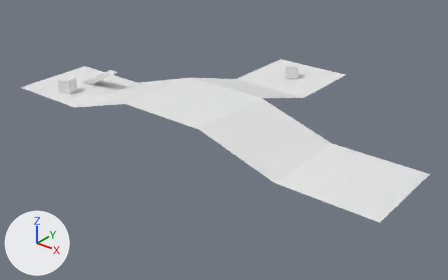
Two versions of the glTF model assets/Model.glb, one commit apart.
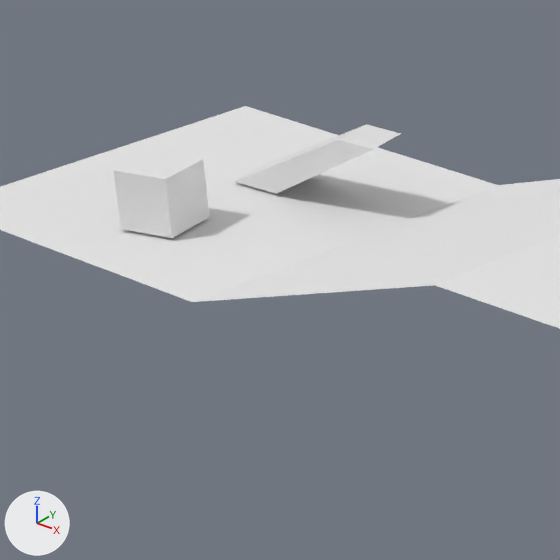
The first picture shows the older version from a camera (50 mm lens) standing at (51.0, -59.5, 29.8) and looking at (-0.6, 5.1, -10.2). The close-ups show the older and then the newer version on the part from 7% to 34% of the width and 16% to 58% of the height of that picture. Only the edits that show in the close-ups are written down. The axes (+X, +Y, +Z) are drawn at lower left. The lights are the same throughout. Where no turn or scale is listed for an object, it has been applied to the vertices.
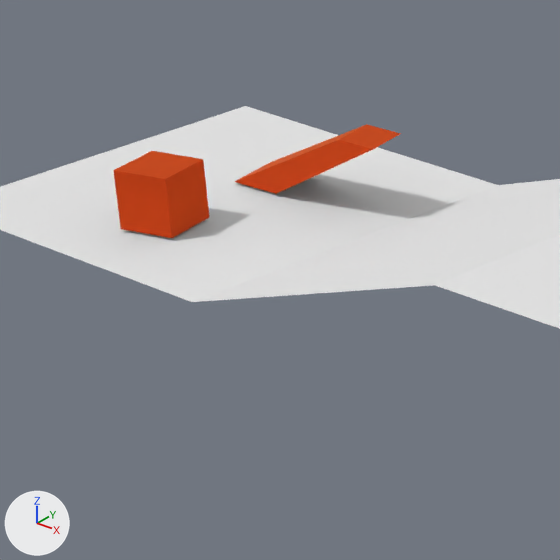
Patch to the scene script:
```diff
--- a/assets/Model.glb.py
+++ b/assets/Model.glb.py
@@ mat_default_001 @@
+mat_default_001 = principled_material('Default.001')
+mat_default_001.base_color = (0.8, 0.139, 0.029)  # orange #e76830
+mat_default_001.metallic = 1.0
+mat_default_001.roughness = 1.0
@@ me_cube @@
 me_cube.from_pydata(...)  # 8 vertices, 12 faces; spans x -3.88..3.52, y -1.02..1.09, z -1.08..1.55
-me_cube.materials.append(mat_material)  # white #e7e7e7
+me_cube.materials.append(mat_default_001)  # orange #e76830
@@ me_cube_001 @@
 me_cube_001.from_pydata(...)  # 8 vertices, 12 faces; spans x -1.22..1.22, y -1.22..1.22, z -1.0..1.0
-me_cube_001.materials.append(mat_default)  # white #e7e7e7
+me_cube_001.materials.append(mat_default_001)  # orange #e76830
```

Where the change shows, as pixel boxes [x1, y1, x2, y2] in the close-ups (560 x 560 px):
'Cube.001', recoloured (white to orange): [114, 151, 209, 238] in both
'Cube', recoloured (white to orange): [235, 124, 401, 194] in both
